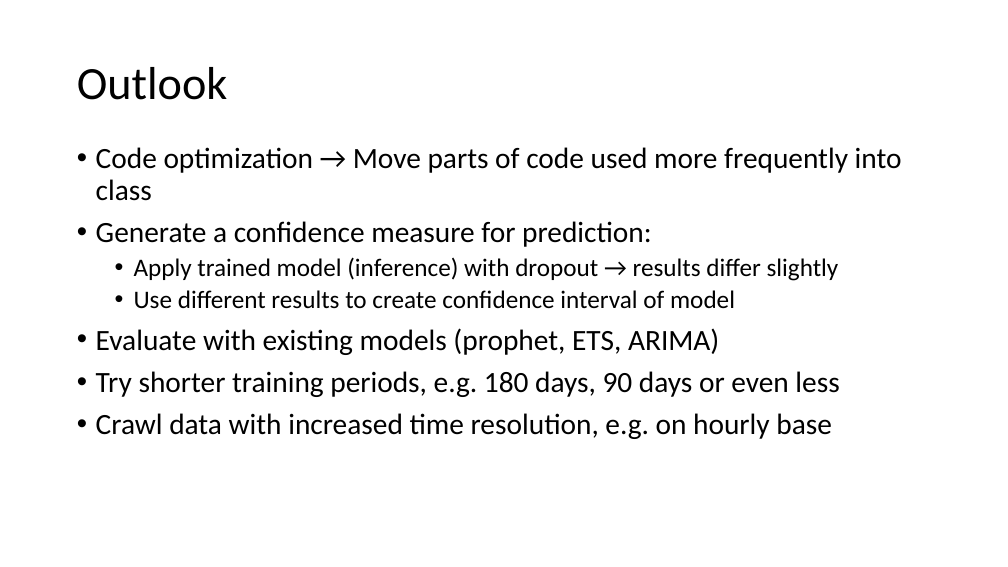
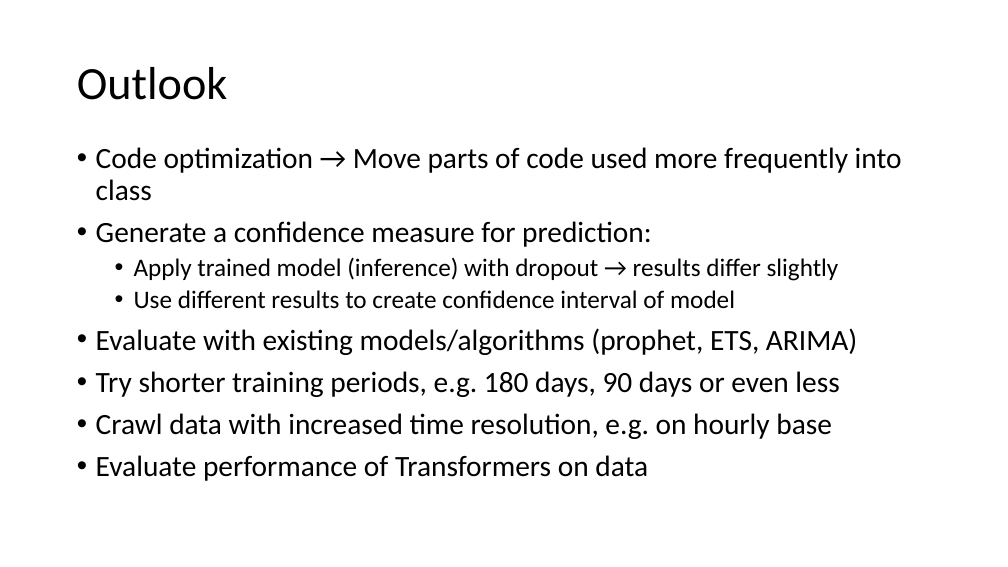
Before and after one commit to sfremerey/backprophet, a slide deck: slide 32 of Backprophet.pptx. Drawn at 1008x567 pixels with LibreOffice and Linux fonts; fonts in the diff are those of the drawing. Boxes give left, top, right and bottom in pixels: in the first picture for what was removed or moved away, otherwise in the second. Text is boxed around its words. In the diff, an @@ line names an element or a change of style, - is before the commit and + after.

Commit message:
Modified presentation.

```diff
--- a/Backprophet.pptx
+++ b/Backprophet.pptx
@@ text at box(96, 328, 857, 355): text changed @@
-• Evaluate with existing models (prophet, ETS, ARIMA)
+• Evaluate with existing models/algorithms (prophet, ETS, ARIMA)
@@ text at box(96, 455, 648, 481): paragraph added @@
+• Evaluate performance of Transformers on data
```
